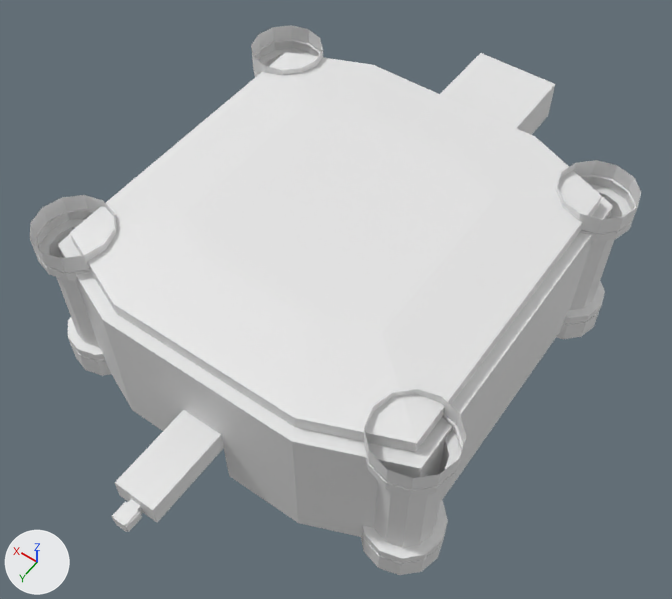
An edit to the FBX model Assets/DansFiles/Level 5.fbx, drawn before and after from the same camera.
Camera for both pictures: a 50 mm lens placed at (-135.0, 192.0, 293.0), pointed at (-1.0, 5.0, -1.0). Every picture has the same lights, and +X, +Y and +Z are marked at lower left. Where no turn or scale is listed for an object, it has been applied to the vertices.

The first picture shows 'Airlock.008', 'Arena', 'Circle', 'Entrance', 'Exit Hallway'.
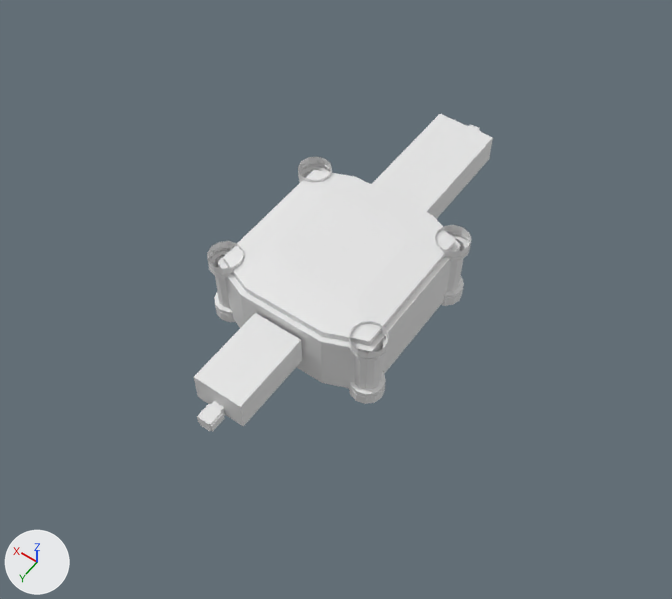
Commit message: Smaller Level 5

The change, as JSON lines over the scene's bpy script:
```json
{"block": "me_plane_055", "where": "me_plane_055.from_pydata(...)  # 296 vertices, 290 faces; spans x -78.0..78.0, y -85.0..83.0, z -21.0..47.0"}
{"block": "me_plane_055", "where": "# used by ob_arena; location = (0.0, 0.0, 0.0); scale = (1.0, 1.0, 0.998)"}
{"block": "me_plane_055", "where": "# before: 6 (9.0, 83.0, 10.0) at pixel (183, 409), 17 (0.0, 83.0, 10.0) at pixel (202, 421), 30 (-8.0, 83.0, 10.0) at pixel (221, 434)"}
{"block": "me_plane_055", "change": "me_plane_055 part 3"}
{"op": "add", "block": "me_plane_055", "code": "for i in [6, 17, 30]: me_plane_055.vertices[i].co += Vector((0.0, 0.0, 9.0))"}
{"block": "me_plane_056", "where": "# used by ob_exit_hallway; location = (0.0, 0.0, 0.0)"}
{"op": "remove", "block": "me_plane_056", "code": "me_plane_056.from_pydata(...)  # 33 vertices, 26 faces; spans x -8.4..8.8, y 82.9..118.9, z 0.0..9.6"}
{"op": "add", "block": "me_plane_056", "code": "me_plane_056.from_pydata(...)  # 42 vertices, 36 faces; spans x -10.4..10.8, y 82.1..119.4, z -0.5..12.8"}
{"block": "me_plane_056", "change": "me_plane_056 part 2: 33 vertices removed from x -8.4..8.8, y 82.9..118.9, z 0.0..9.6; 42 vertices added at x -10.4..10.8, y 82.1..119.4, z -0.5..12.8"}
{"block": "me_plane_057", "where": "# used by ob_entrance; location = (0.0, -2.2, 0.0)"}
{"op": "remove", "block": "me_plane_057", "code": "me_plane_057.from_pydata(...)  # 34 vertices, 28 faces; spans x -19.4..19.8, y -142.1..-83.2, z 0.0..18.7"}
{"op": "add", "block": "me_plane_057", "code": "me_plane_057.from_pydata(...)  # 34 vertices, 28 faces; spans x -13.3..13.7, y -142.1..-82.7, z 4.3..17.1"}
{"block": "me_plane_057", "change": "me_plane_057 part 1: 34 of 34 vertices moved; they spanned x -19.4..19.8, y -142.1..-83.2, z 0.0..18.7 and now span x -13.3..13.7, y -142.1..-82.7, z 4.3..17.1; mean shift (0.0, 0.1, 3.0); largest move (19.8, -139.9, 0.0) -> (13.7, -139.9, 4.3)"}
{"op": "set", "path": "ob_arena.location", "old": "(0.0, 0.0, 0.0)", "new": "(0.0, 0.0, 4.3)"}
{"op": "set", "path": "ob_arena.scale", "old": "(1.0, 1.0, 0.998)", "new": "(0.455, 0.455, 0.454)"}
{"op": "set", "path": "ob_airlock_008.location", "old": "(-0.2, 125.7, 3.9)", "new": "(-0.2, 81.3, 8.6)"}
{"op": "set", "path": "ob_exit_hallway.location", "old": "(0.0, 0.0, 0.0)", "new": "(0.0, -44.4, 4.8)"}
{"op": "set", "path": "ob_entrance.location", "old": "(0.0, -2.2, 0.0)", "new": "(0.0, 43.9, 0.0)"}
{"op": "set", "path": "ob_circle.location", "old": "(0.0, 0.0, 15.7)", "new": "(0.0, 0.0, 11.4)"}
{"op": "set", "path": "ob_circle.scale", "old": "(15.3, 15.3, 15.3)", "new": "(6.97, 6.97, 6.97)"}
```

Where the change shows, as pixel boxes (x1, y1, x2, y2) in the pictures (672 x 599 px; the box of a moved part takes in the faces that stretch with it):
```json
{"object": "Arena", "change": "reshaped, moved, rescaled", "before": [58, 52, 613, 537], "after": [217, 170, 461, 388], "on screen": "56% narrower, 55% shorter"}
{"object": "Circle", "change": "moved, rescaled", "before": [30, 25, 641, 575], "after": [207, 156, 472, 404], "on screen": "57% narrower, 55% shorter"}
{"object": "Exit Hallway", "change": "reshaped, moved", "before": [115, 410, 224, 522], "after": [194, 313, 302, 426]}
{"object": "Entrance", "change": "reshaped, moved", "before": [440, 53, 555, 135], "after": [371, 114, 493, 219]}
{"object": "Airlock.008", "change": "moved", "before": [112, 501, 142, 532], "after": [197, 404, 225, 432]}
{"part": 3, "of": "me_plane_055", "change": "moved or reshaped", "before": [110, 342, 296, 496], "after": [242, 304, 322, 369]}
```
